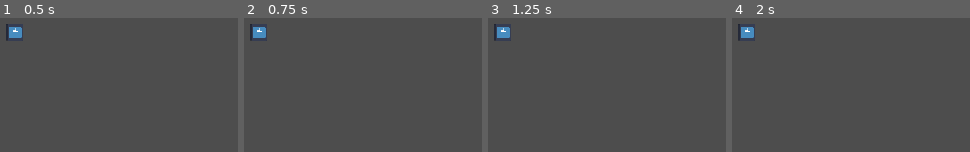
Above: before the commit, frames 1-4 (left to right).
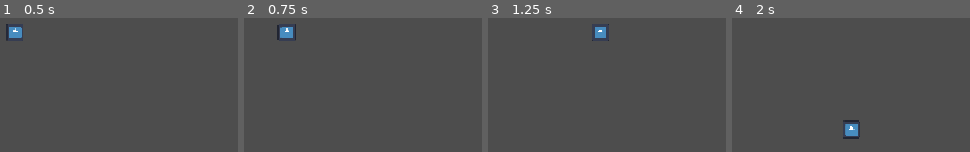
Above: after the commit, the same moments.

Repository: SlayerArman/Dusty-Beetle
Game: Godot game, scene res://Player.tscn
Same seed, same stepped clock (60 frames per second), same inputs: the game is played once before the commit and once after it. The engine's default icon, where the game draws it, is replaced by a stand-in: a white triangle on a blue panel in a dark square.
Inputs (mouse positions are in pixels of both pictures, inside the frame that each line leads up to):
- Up to frame 1 (0.5 s): no input
- Up to frame 2 (0.75 s): tap Enter at 0.5 s; move the mouse to (outside the picture) at 0.52 s; hold Right (ui_right) from 0.53 s (still down); tap Alt at 0.6 s; click (outside the picture) at 0.67 s
- Up to frame 3 (1.25 s): keep holding Right (ui_right)
- Up to frame 4 (2 s): move the mouse to (outside the picture) at 1.27 s; release Right (ui_right) at 1.28 s; hold Down (ui_down) from 1.28 s (still down); tap Shift at 1.35 s

Frame 1 is identical in both runs. In frame 2, 1.2% of the frame differs, in the area x 2-22%, y 4-18%; in frame 3, 0.9%; in frame 4, 1.3%, in the area x 2-54%, y 4-91%.

Commit message:
spawning hazards

Diff:
--- a/Player.tscn
+++ b/Player.tscn
@@ -1,10 +1,12 @@
 [gd_scene format=3 uid="uid://bv0q62xf8tefv"]
 
+[ext_resource type="Script" uid="uid://dda2dsj5vikwu" path="res://player.gd" id="1_kpjcp"]
 [ext_resource type="Texture2D" uid="uid://deeqej31w8jnt" path="res://icon.svg" id="1_wtcfe"]
 
 [sub_resource type="CircleShape2D" id="CircleShape2D_1vivr"]
 
 [node name="Player" type="CharacterBody2D" unique_id=356166219]
+script = ExtResource("1_kpjcp")
 
 [node name="Sprite2D" type="Sprite2D" parent="." unique_id=1889078637]
 position = Vector2(500, 300)
--- /dev/null
+++ b/main.gd
@@ -0,0 +1,17 @@
+extends Node2D
+
+var stomp_scene = preload("res://stomp.tscn")
+@onready var spawn_timer = $SpawnTimer
+
+func _ready():
+	spawn_timer.wait_time = 0.8
+
+func _on_spawn_timer_timeout():
+	var stomp = stomp_scene.instantiate()
+
+	var screen_size = get_viewport_rect().size
+	var random_x = randf_range(50, screen_size.x - 50)
+	var random_y = randf_range(50, screen_size.y - 50)
+
+	stomp.position = Vector2(random_x, random_y)
+	add_child(stomp)
--- /dev/null
+++ b/main.tscn
@@ -0,0 +1,14 @@
+[gd_scene format=3 uid="uid://cnal7jg5576lv"]
+
+[ext_resource type="Script" uid="uid://bduc6ur7550te" path="res://main.gd" id="1_0xm2m"]
+[ext_resource type="PackedScene" uid="uid://bv0q62xf8tefv" path="res://Player.tscn" id="2_h2yge"]
+
+[node name="Main" type="Node2D" unique_id=197370376]
+script = ExtResource("1_0xm2m")
+
+[node name="Player" parent="." unique_id=356166219 instance=ExtResource("2_h2yge")]
+
+[node name="SpawnTimer" type="Timer" parent="." unique_id=577313350]
+autostart = true
+
+[connection signal="timeout" from="SpawnTimer" to="." method="_on_spawn_timer_timeout"]
--- a/player.gd
+++ b/player.gd
@@ -3,7 +3,8 @@
 @export var speed: float = 200.0
 
 func _physics_process(delta: float) -> void:
-	var input_dir := Input.get_vector("ui_left", "ui_right", "ui_up", "ui_down")
+	var input_dir := Input.get_vector("move left", "move right", "move up", "move down")
+	print("Input: ", input_dir)
 
 	velocity = input_dir * speed
 	move_and_slide()
--- a/project.godot
+++ b/project.godot
@@ -24,6 +24,33 @@
 
 enabled=PackedStringArray("res://addons/godot_super-wakatime/plugin.cfg")
 
+[input]
+
+"move left"={
+"deadzone": 0.2,
+"events": [Object(InputEventKey,"resource_local_to_scene":false,"resource_name":"","device":-1,"window_id":0,"alt_pressed":false,"shift_pressed":false,"ctrl_pressed":false,"meta_pressed":false,"pressed":false,"keycode":0,"physical_keycode":4194319,"key_label":0,"unicode":0,"location":0,"echo":false,"script":null)
+, Object(InputEventKey,"resource_local_to_scene":false,"resource_name":"","device":-1,"window_id":0,"alt_pressed":false,"shift_pressed":false,"ctrl_pressed":false,"meta_pressed":false,"pressed":false,"keycode":0,"physical_keycode":65,"key_label":0,"unicode":97,"location":0,"echo":false,"script":null)
+]
+}
+"move right"={
+"deadzone": 0.2,
+"events": [Object(InputEventKey,"resource_local_to_scene":false,"resource_name":"","device":-1,"window_id":0,"alt_pressed":false,"shift_pressed":false,"ctrl_pressed":false,"meta_pressed":false,"pressed":false,"keycode":0,"physical_keycode":4194321,"key_label":0,"unicode":0,"location":0,"echo":false,"script":null)
+, Object(InputEventKey,"resource_local_to_scene":false,"resource_name":"","device":-1,"window_id":0,"alt_pressed":false,"shift_pressed":false,"ctrl_pressed":false,"meta_pressed":false,"pressed":false,"keycode":0,"physical_keycode":68,"key_label":0,"unicode":100,"location":0,"echo":false,"script":null)
+]
+}
+"move up"={
+"deadzone": 0.2,
+"events": [Object(InputEventKey,"resource_local_to_scene":false,"resource_name":"","device":-1,"window_id":0,"alt_pressed":false,"shift_pressed":false,"ctrl_pressed":false,"meta_pressed":false,"pressed":false,"keycode":0,"physical_keycode":87,"key_label":0,"unicode":119,"location":0,"echo":false,"script":null)
+, Object(InputEventKey,"resource_local_to_scene":false,"resource_name":"","device":-1,"window_id":0,"alt_pressed":false,"shift_pressed":false,"ctrl_pressed":false,"meta_pressed":false,"pressed":false,"keycode":0,"physical_keycode":4194320,"key_label":0,"unicode":0,"location":0,"echo":false,"script":null)
+]
+}
+"move down"={
+"deadzone": 0.2,
+"events": [Object(InputEventKey,"resource_local_to_scene":false,"resource_name":"","device":-1,"window_id":0,"alt_pressed":false,"shift_pressed":false,"ctrl_pressed":false,"meta_pressed":false,"pressed":false,"keycode":0,"physical_keycode":4194322,"key_label":0,"unicode":0,"location":0,"echo":false,"script":null)
+, Object(InputEventKey,"resource_local_to_scene":false,"resource_name":"","device":-1,"window_id":0,"alt_pressed":false,"shift_pressed":false,"ctrl_pressed":false,"meta_pressed":false,"pressed":false,"keycode":0,"physical_keycode":83,"key_label":0,"unicode":115,"location":0,"echo":false,"script":null)
+]
+}
+
 [physics]
 
 3d/physics_engine="Jolt Physics"
Not shown, added: main.gd.uid
